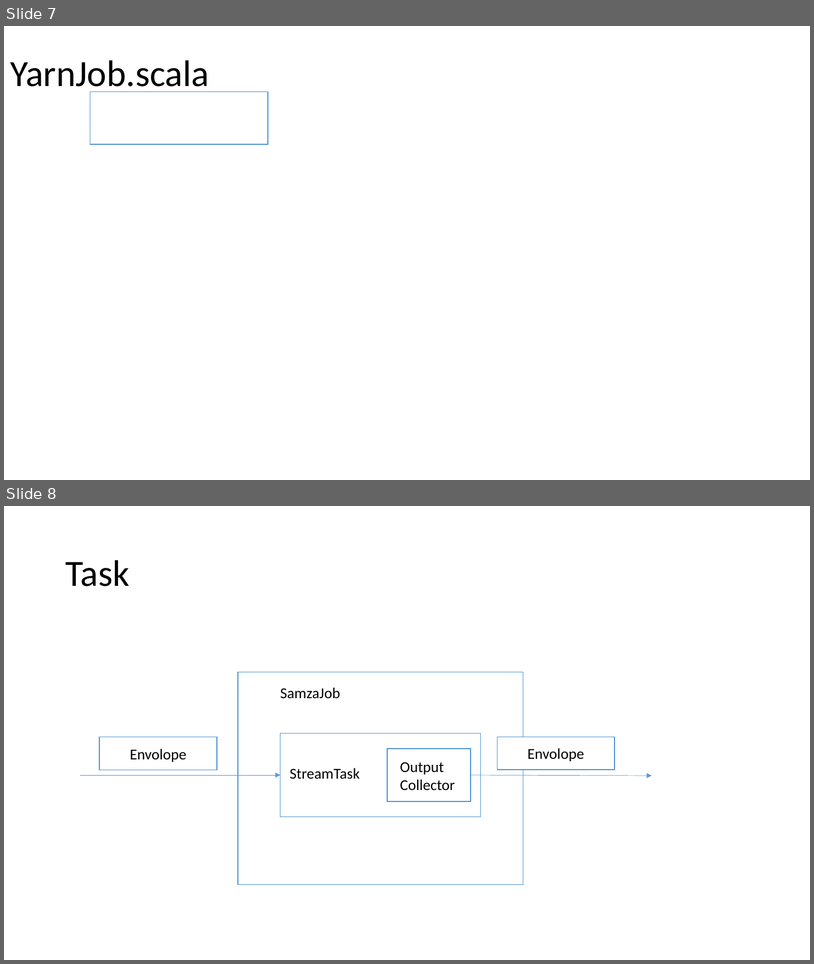
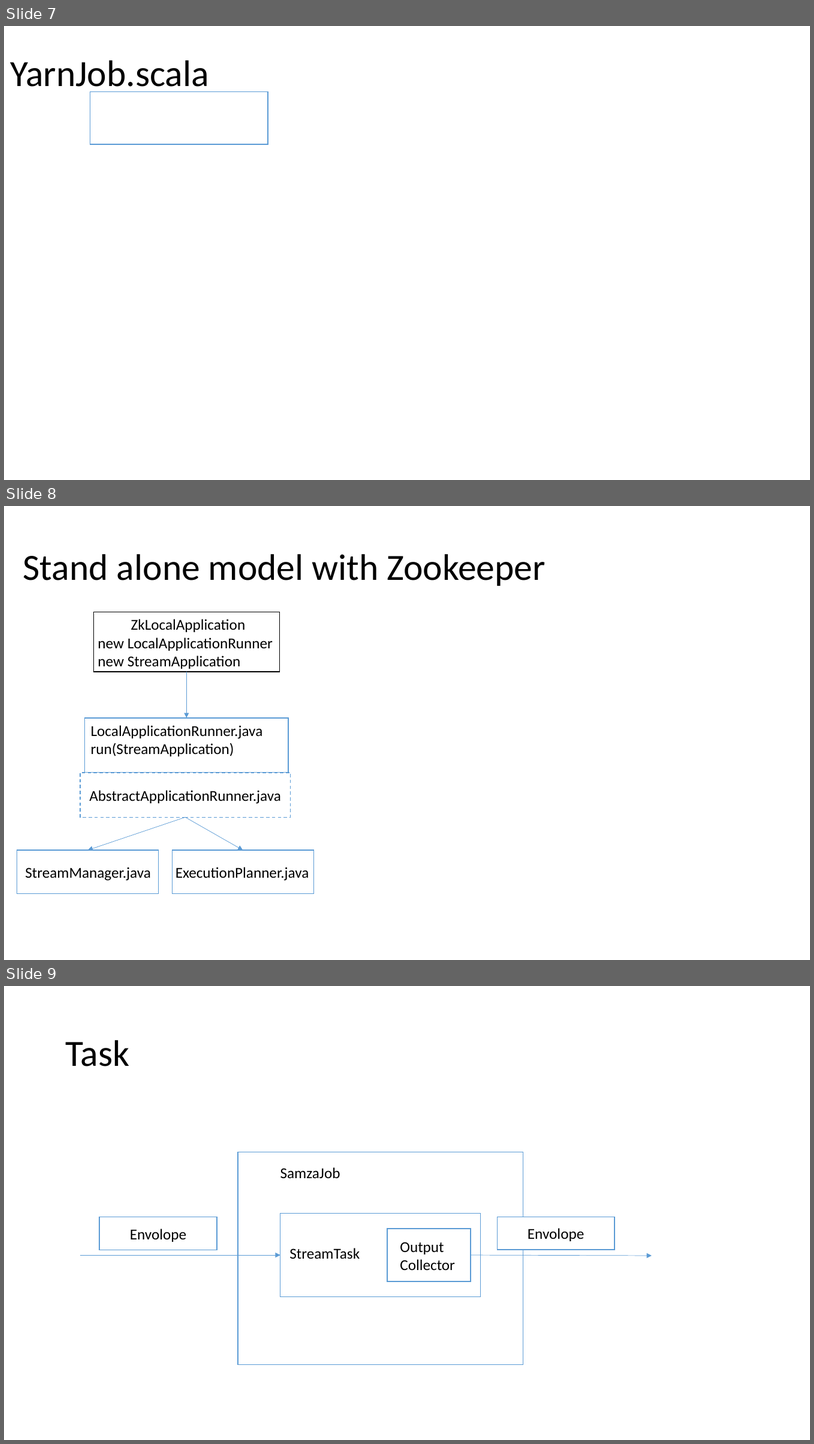
Before and after one commit to Swrrt/Samza-Documents, a slide deck: SamzaStructure.pptx. Shown one above the other, each under a label of ours: slides 7 and 8 before the commit, slides 7, 8 and 9 after it. The pictures are 814x964 and 814x1444 pixels, drawn with LibreOffice and Linux fonts; fonts in the diff are those of the drawing. Boxes give left, top, right and bottom in pixels: in the first picture for what was removed or moved away, otherwise in the second. Text is boxed around its words. In the diff, an @@ line names an element or a change of style, - is before the commit and + after.

Commit message:
Start looking at LocalApplicationRunner

```diff
--- a/SamzaStructure.pptx
+++ b/SamzaStructure.pptx
@@ slide 8 added at box(4, 506, 810, 960), background #FFFFFF @@
@@ title added at box(23, 554, 546, 586), 44 pt, text #000000 @@
+Stand alone model with Zookeeper
@@ rectangle added at box(93, 612, 280, 672), fill #FFFFFF, outline #000000 1 pt @@
@@ text added at box(98, 619, 273, 669), 18 pt, text #000000 @@
+ZkLocalApplication
+new LocalApplicationRunner
+new StreamApplication
@@ arrow added from (186, 672) to (186, 718), #5B9BD5 0.5 pt @@
@@ rectangle added at box(85, 718, 288, 772), fill #FFFFFF, outline #5B9BD5 1 pt @@
@@ text added at box(91, 725, 263, 756), 18 pt, text #000000 @@
+LocalApplicationRunner.java
+run(StreamApplication)
@@ rectangle added at box(80, 772, 291, 817), fill #FFFFFF, outline #5B9BD5 1 pt dashed, 18 pt, text #000000 @@
+AbstractApplicationRunner.java
@@ arrow added from (185, 817) to (88, 850), #5B9BD5 0.5 pt @@
@@ arrow added from (185, 817) to (243, 850), #5B9BD5 0.5 pt @@
@@ rectangle added at box(17, 850, 158, 894), fill #FFFFFF, outline #5B9BD5 1 pt @@
@@ rectangle added at box(172, 850, 314, 894), fill #FFFFFF, outline #5B9BD5 1 pt @@
@@ text added at box(25, 867, 151, 880), 18 pt, text #000000 @@
+StreamManager.java
@@ text added at box(176, 867, 309, 880), 18 pt, text #000000 @@
+ExecutionPlanner.java
@@ what was slide 8 is now slide 9 @@
```
Also in this commit, not shown: 1 slide changed.
